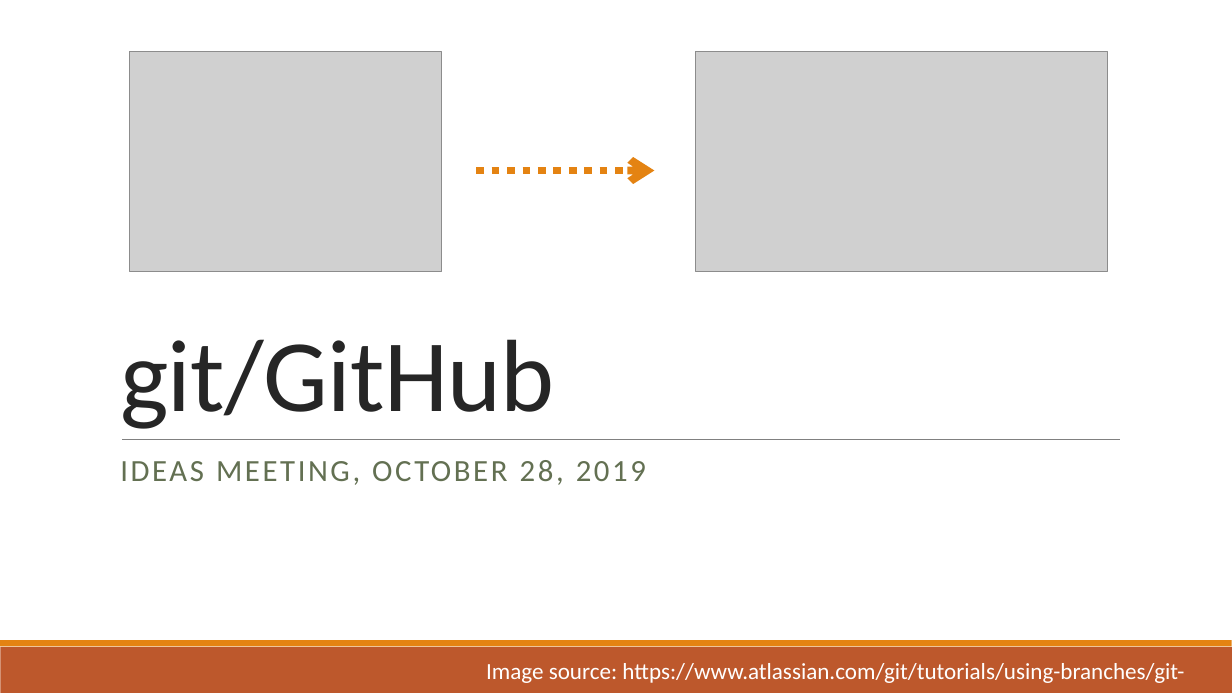
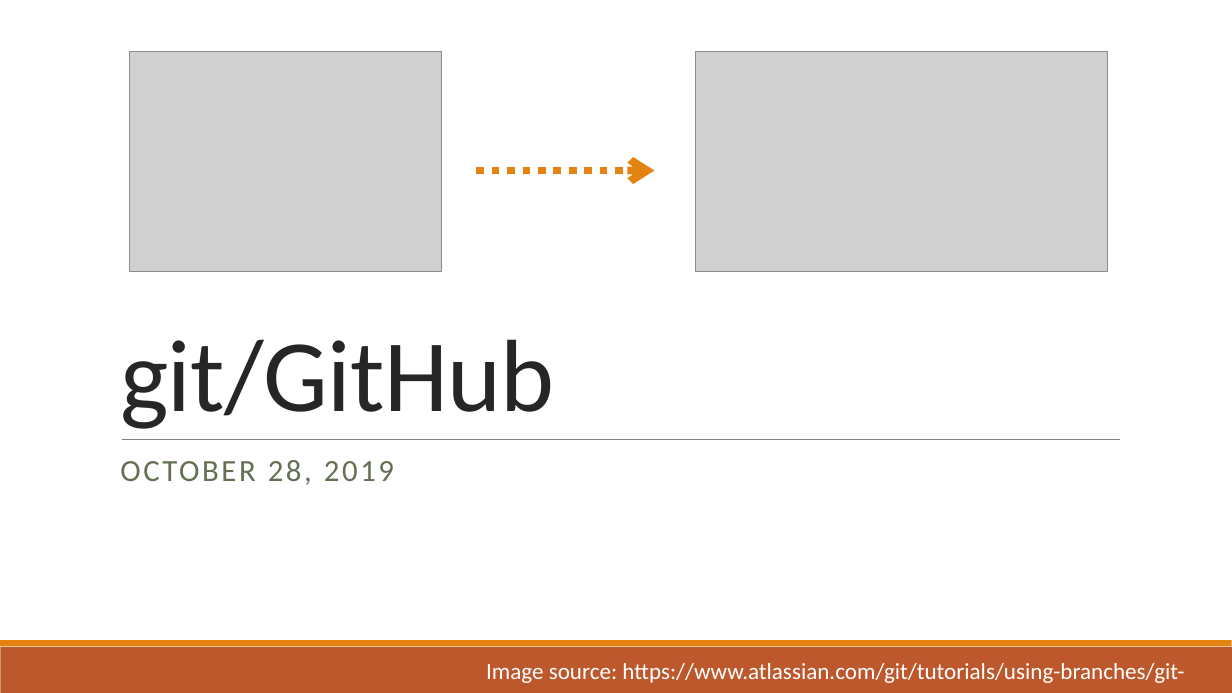
Before and after one commit to aliehlen/tutorials, a slide deck: slide 1 of git_20191028.pptx. Drawn at 1232x693 pixels with LibreOffice and Linux fonts; fonts in the diff are those of the drawing; grey boxes stand for pictures. Boxes give left, top, right and bottom in pixels: in the first picture for what was removed or moved away, otherwise in the second. Text is boxed around its words. In the diff, an @@ line names an element or a change of style, - is before the commit and + after.

Commit message:
typo fix

```diff
--- a/git_20191028.pptx
+++ b/git_20191028.pptx
@@ subtitle at (120, 460, 394, 485): text changed @@
-IDEAS MEETING, OCTOBER 28, 2019
+OCTOBER 28, 2019
```
Also in this commit, not shown: 3 other slides changed.
